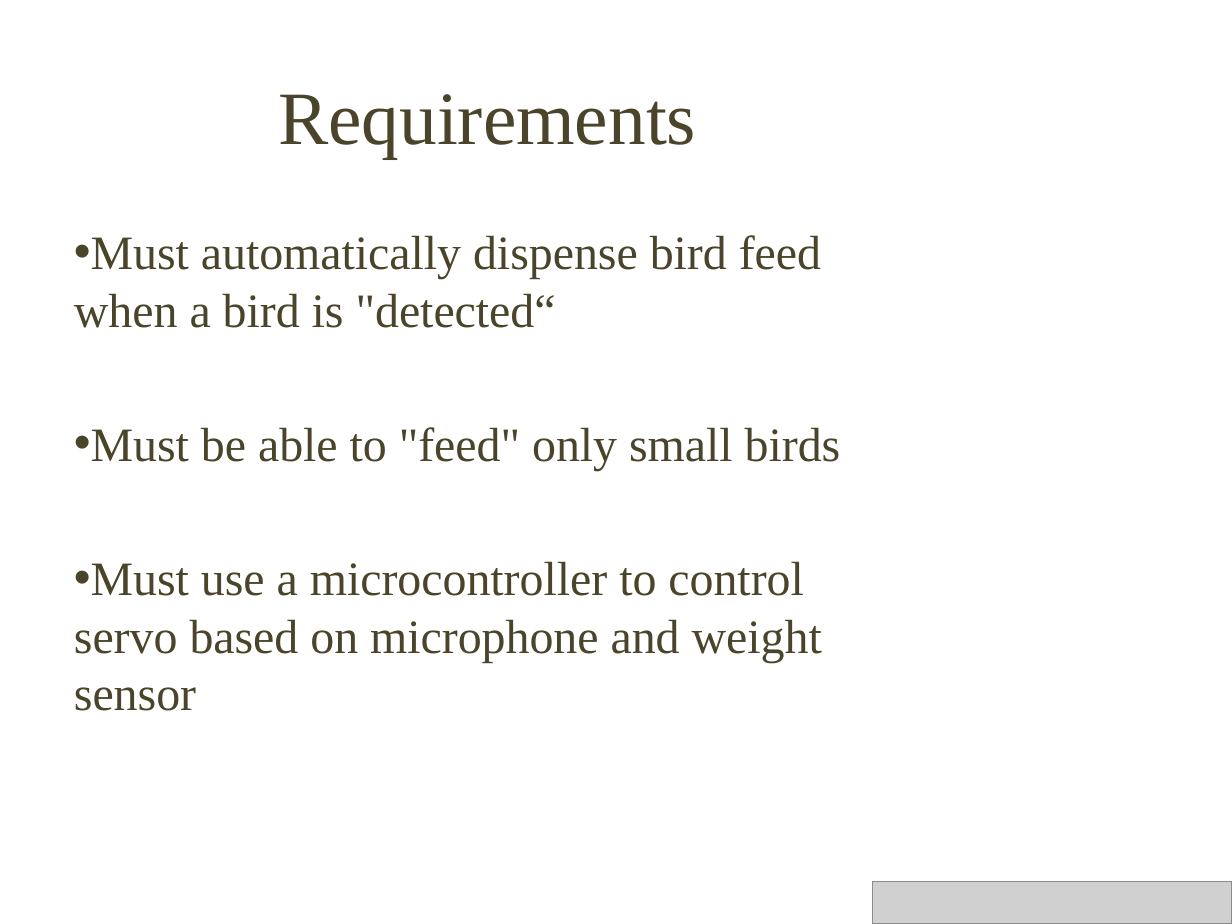
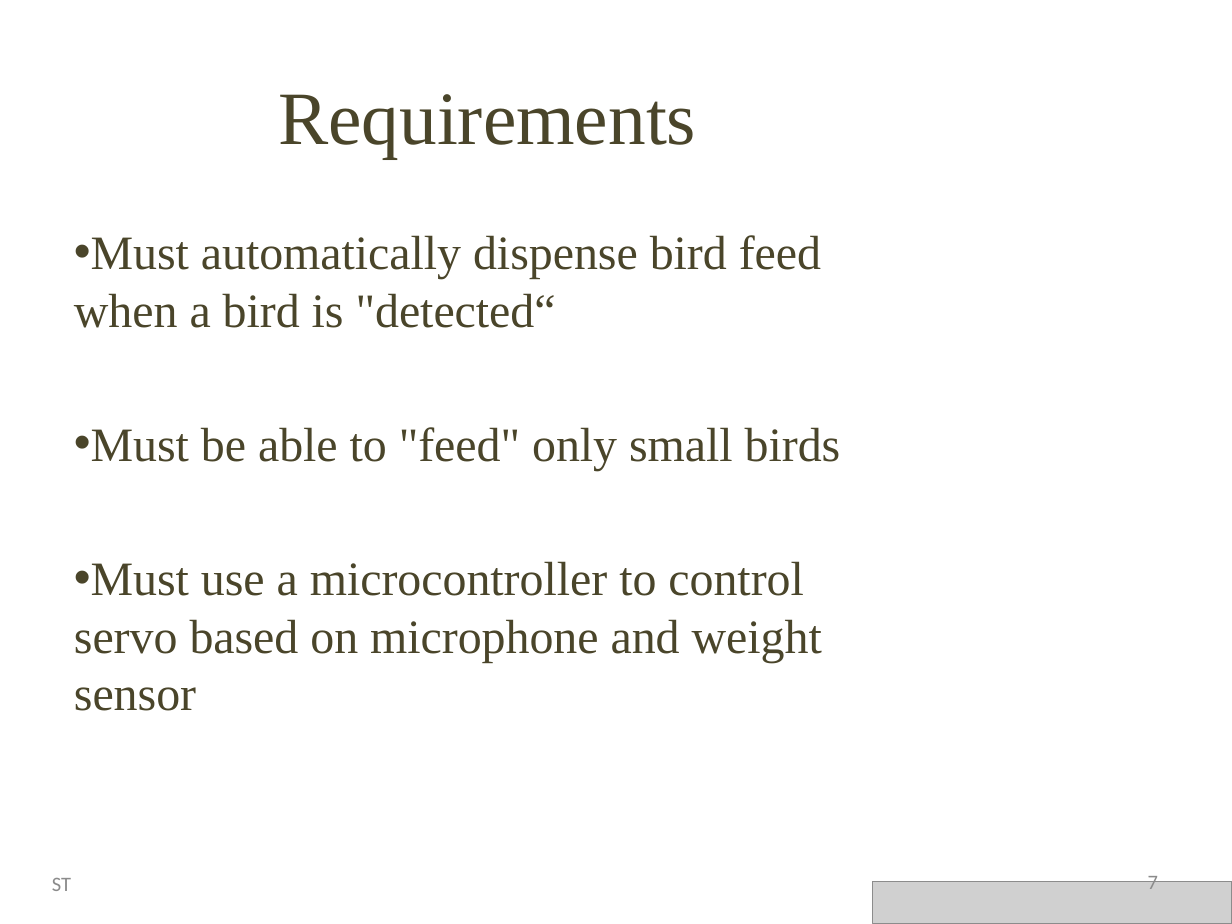
Before and after one commit to Stevie-Nicks-and-the-Xaybanha-Zhous/SelectiveBirdFeeder, a slide deck: slide 7 of Smart_Bird_Feeder_Presentation.pptx (slide 6 before the commit). Drawn at 1232x924 pixels with LibreOffice and Linux fonts; fonts in the diff are those of the drawing; grey boxes stand for pictures; background and template pictures are left out. Boxes give left, top, right and bottom in pixels: in the first picture for what was removed or moved away, otherwise in the second. Text is boxed around its words. In the diff, an @@ line names an element or a change of style, - is before the commit and + after.

```diff
--- a/Smart_Bird_Feeder_Presentation.pptx
+++ b/Smart_Bird_Feeder_Presentation.pptx
@@ text added at (52, 878, 71, 891), 12 pt, text #8C8C8C @@
+ST
@@ page number added at (1148, 872, 1158, 889), 12 pt, text #8C8C8C @@
+7
```
Also in this commit, not shown: 11 other slides changed, 7 slides added, 4 slides removed.
